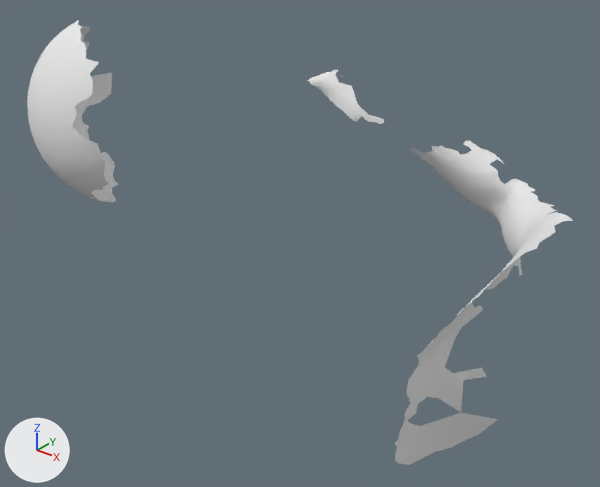
Two versions of the OBJ model res/tangential2/LargeSphere_tangential_02.000053.obj, one commit apart.
Before and after are seen from a camera (50 mm lens) standing at (884.0, -1351.0, 419.0) and looking at (146.0, -429.0, -152.0). Lighting does not change. The marker at lower left points along +X, +Y and +Z. Where no turn or scale is listed for an object, it has been applied to the vertices.

Objects in the first picture: 'LargeSphere_tangential_02.000053'.
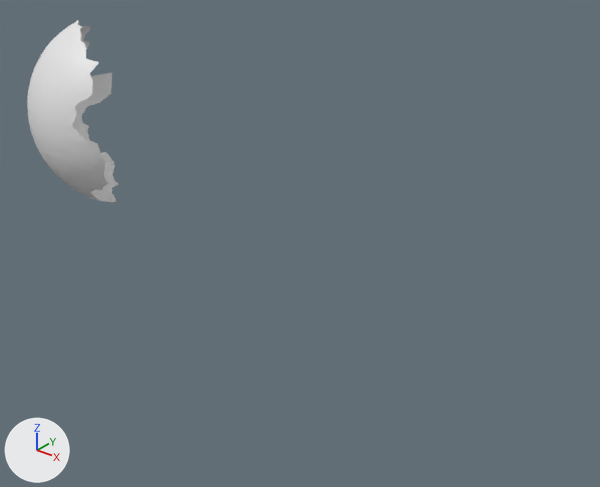
Edits to the bpy script that builds the scene:
```text
Change me_largesphere_tangential_02_000053:
    where me_largesphere_tangential_02_000053.from_pydata(...)  # 10353 vertices, 20335 faces; spans x -255.0..548.0, y -689.0..-141.0, z -439.0..180.0
    used by ob_largesphere_tangential_02_000053; location = (0.0, 0.0, 0.0)
    remove me_largesphere_tangential_02_000053.materials.append(mat_largesphere_tangential_02_000053)  # white #e7e7e7
    me_largesphere_tangential_02_000053 part 1: the loose piece of 2122 vertices spanning x 228.0..548.0, y -511.0..-141.0, z -439.0..-7.0 is deleted
    me_largesphere_tangential_02_000053 part 2: the loose piece of 332 vertices spanning x 60.0..205.0, y -321.0..-252.0, z 21.0..89.0 is deleted
```

Boxes (x1, y1, x2, y2) around the edits, measured in the pictures (600 x 487 px):
'LargeSphere_tangential_02.000053', reshaped (83% narrower, 59% shorter): before (27, 21, 573, 465); after (27, 21, 119, 203)
part 1 of me_largesphere_tangential_02_000053, deleted: before (395, 141, 573, 465)
part 2 of me_largesphere_tangential_02_000053, deleted: before (308, 70, 384, 124)
